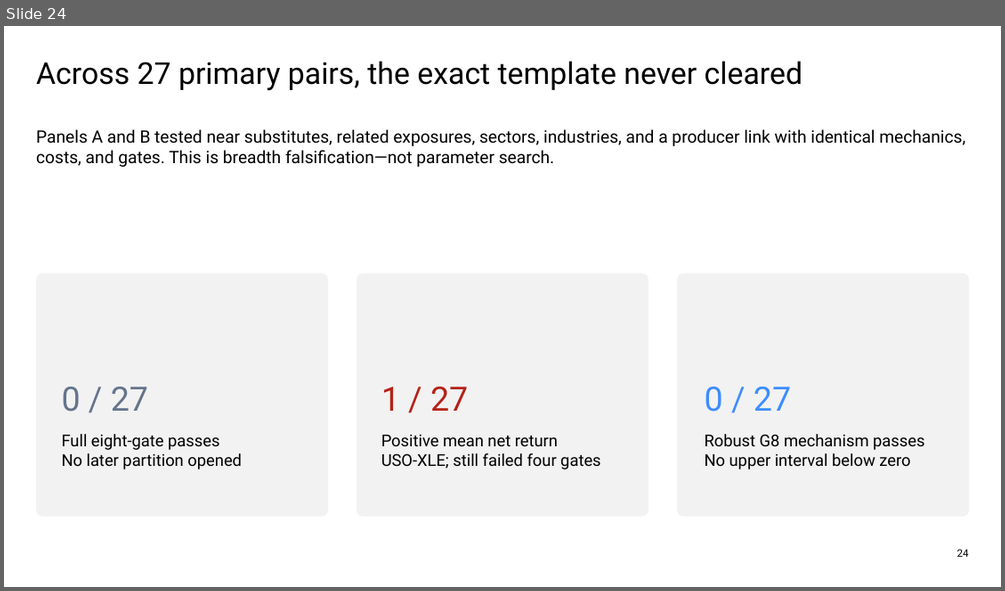
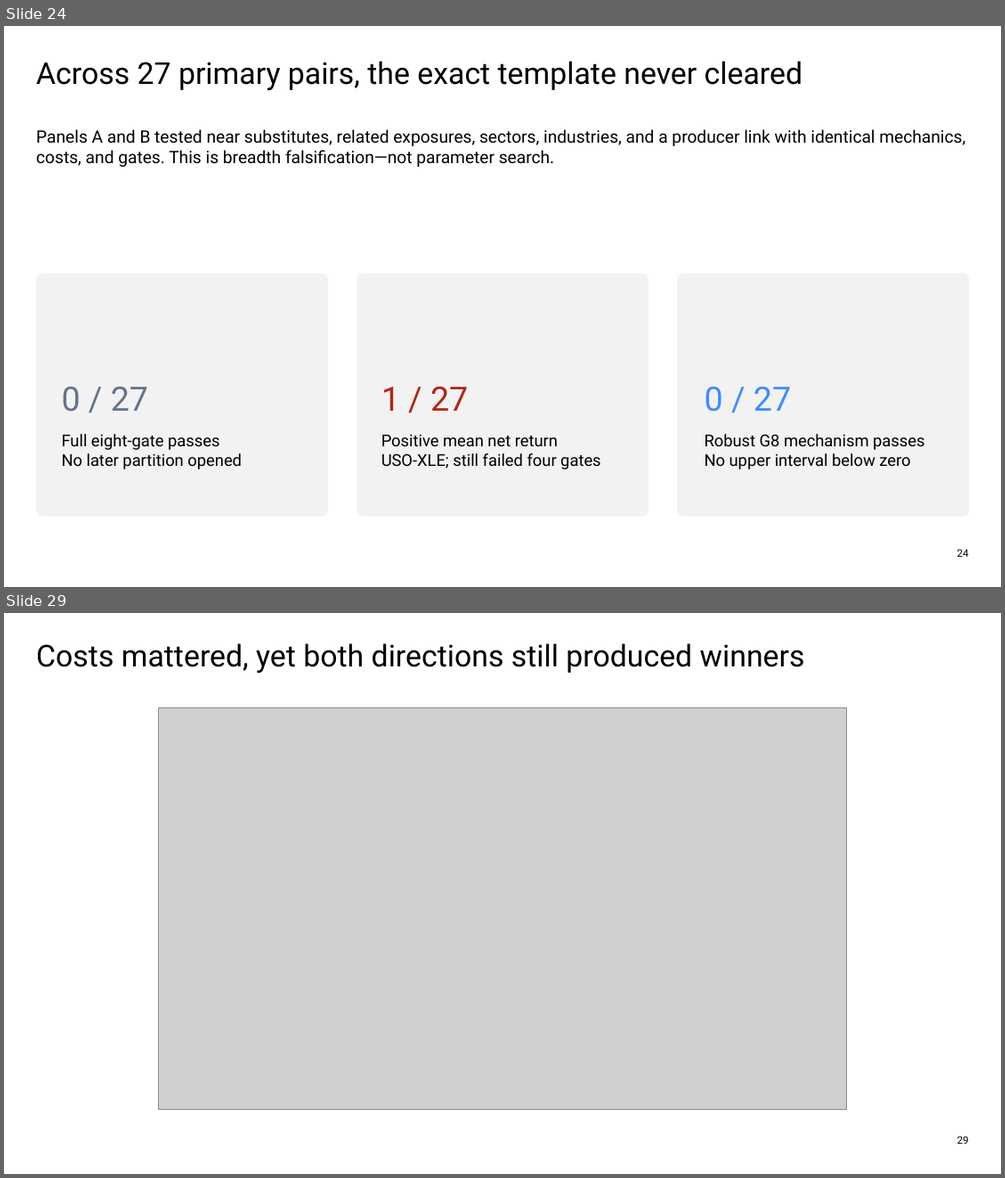
Before and after one commit to Francisc0Franc0/Time-Series-Modeling-Gen5, a slide deck: presentations/gen5_lit_mr_02_1_bollinger_evidence.pptx. Shown one above the other, each under a label of ours: slide 24 before the commit, slides 24 and 29 after it; the slides between them are not shown. The pictures are 1005x591 and 1005x1178 pixels, drawn with LibreOffice and Linux fonts; fonts in the diff are those of the drawing; grey boxes stand for pictures. Boxes give left, top, right and bottom in pixels: in the first picture for what was removed or moved away, otherwise in the second. Text is boxed around its words. In the diff, an @@ line names an element or a change of style, - is before the commit and + after.

```diff
--- a/presentations/gen5_lit_mr_02_1_bollinger_evidence.pptx
+++ b/presentations/gen5_lit_mr_02_1_bollinger_evidence.pptx
@@ slide 29 added at <box>4,613,1001,1174</box>, background #FFFFFF @@
@@ text added at <box>36,643,805,674</box>, 29 pt, text #000000 @@
+Costs mattered, yet both directions still produced winners
@@ picture added at <box>159,708,847,1109</box> @@
@@ text added at <box>957,1135,969,1143</box>, 10 pt, text #000000 @@
+29
```
Also in this commit, not shown: 8 other slides added, 1 slide removed, 9 other files.
